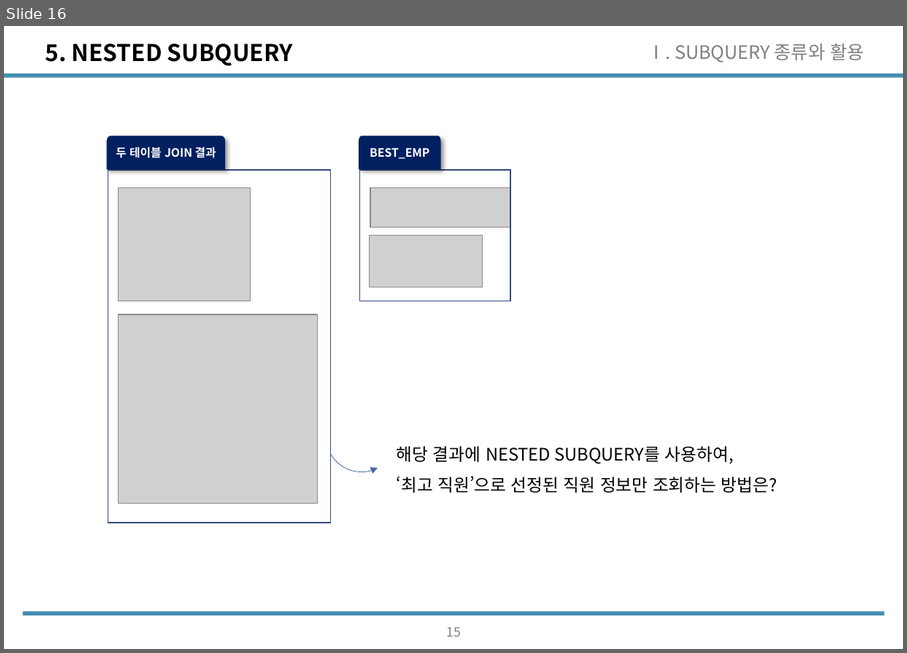
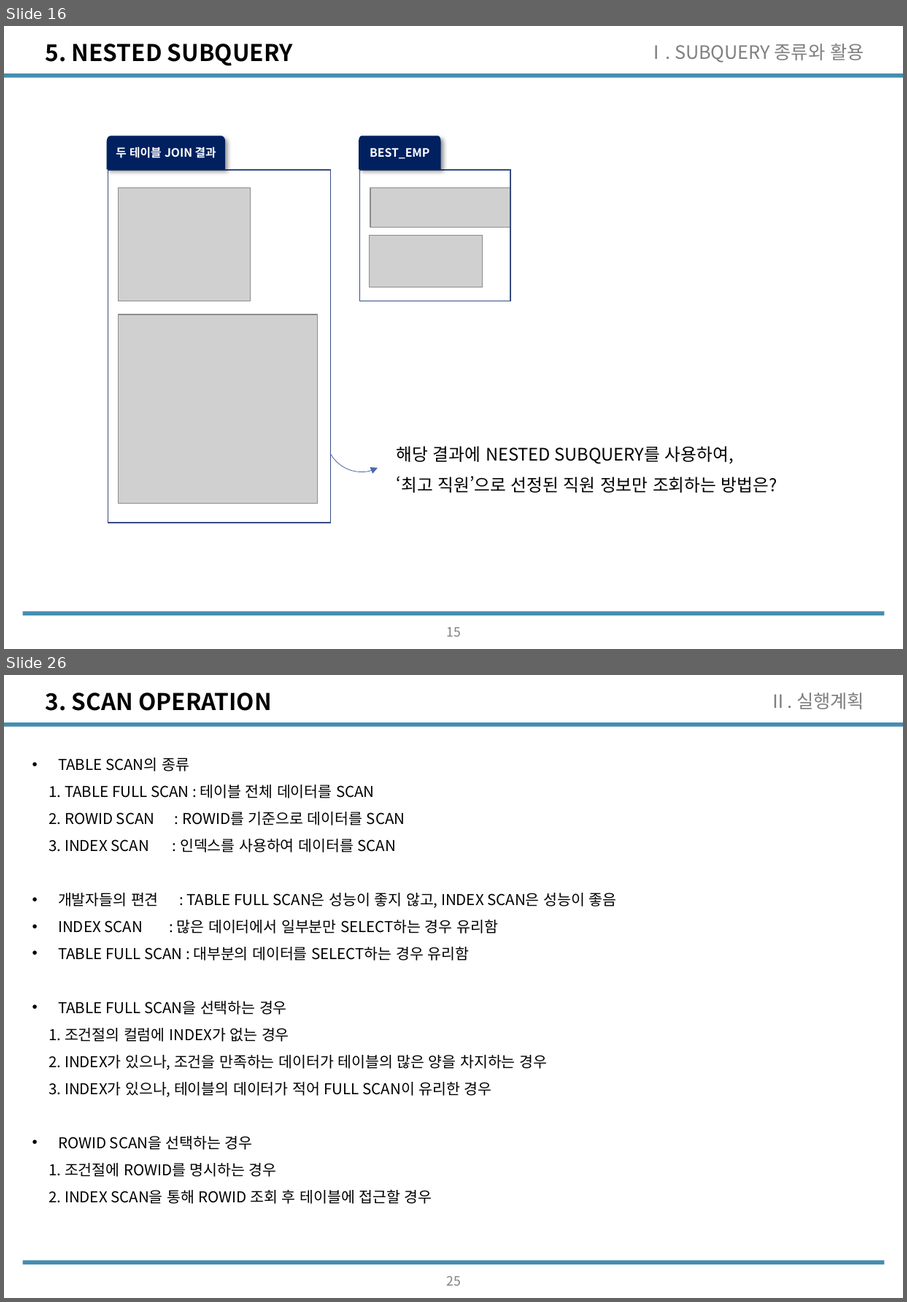
Before and after one commit to wooseok1152/SQL, a slide deck: SQL_seminar/SQL중상급활용_CH2.pptx. Shown one above the other, each under a label of ours: slide 16 before the commit, slides 16 and 26 after it; the slides between them are not shown. The pictures are 907x653 and 907x1302 pixels, drawn with LibreOffice and Linux fonts; fonts in the diff are those of the drawing; grey boxes stand for pictures. Boxes give left, top, right and bottom in pixels: in the first picture for what was removed or moved away, otherwise in the second. Text is boxed around its words. In the diff, an @@ line names an element or a change of style, - is before the commit and + after.

```diff
--- a/SQL_seminar/SQL중상급활용_CH2.pptx
+++ b/SQL_seminar/SQL중상급활용_CH2.pptx
@@ slide 26 added at [4, 675, 903, 1298], background #FFFFFF; not listed: 2 template elements that a slide beside it also shows @@
@@ title added at [46, 693, 271, 711], 20 pt, text #000000, bold @@
+3. SCAN OPERATION
@@ text added at [769, 693, 865, 709], 16 pt, text #808080 @@
+Ⅱ. 실행계획
@@ text added at [49, 757, 617, 1204], 13 pt, text #000000 @@
+• TABLE SCAN의 종류
+1. TABLE FULL SCAN : 테이블 전체 데이터를 SCAN
+2. ROWID SCAN : ROWID를 기준으로 데이터를 SCAN
+3. INDEX SCAN : 인덱스를 사용하여 데이터를 SCAN
+• 개발자들의 편견 : TABLE FULL SCAN은 성능이 좋지 않고, INDEX SCAN은 성능이 좋음
+• INDEX SCAN : 많은 데이터에서 일부분만 SELECT하는 경우 유리함
+• TABLE FULL SCAN : 대부분의 데이터를 SELECT하는 경우 유리함
+• TABLE FULL SCAN을 선택하는 경우
+1. 조건절의 컬럼에 INDEX가 없는 경우
+2. INDEX가 있으나, 조건을 만족하는 데이터가 테이블의 많은 양을 차지하는 경우
+3. INDEX가 있으나, 테이블의 데이터가 적어 FULL SCAN이 유리한 경우
+• ROWID SCAN을 선택하는 경우
+1. 조건절에 ROWID를 명시하는 경우
+2. INDEX SCAN을 통해 ROWID 조회 후 테이블에 접근할 경우
@@ page number added at [446, 1276, 460, 1285], 11.1 pt, text #808080 @@
+25
```
Also in this commit, not shown: 4 slides changed, 11 other slides added, 1 other file.
